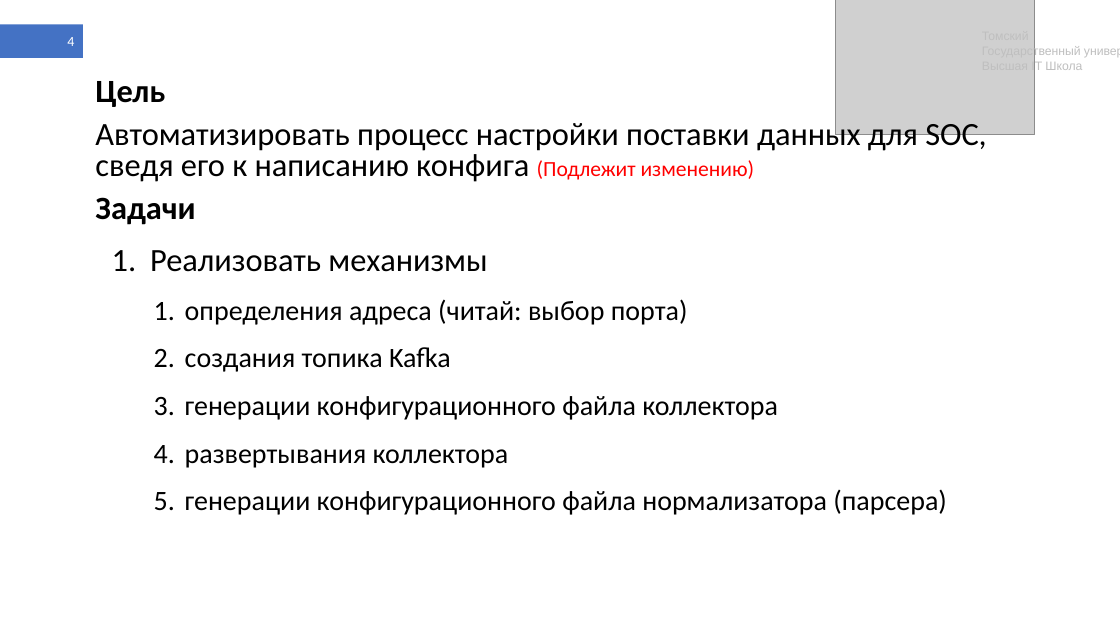
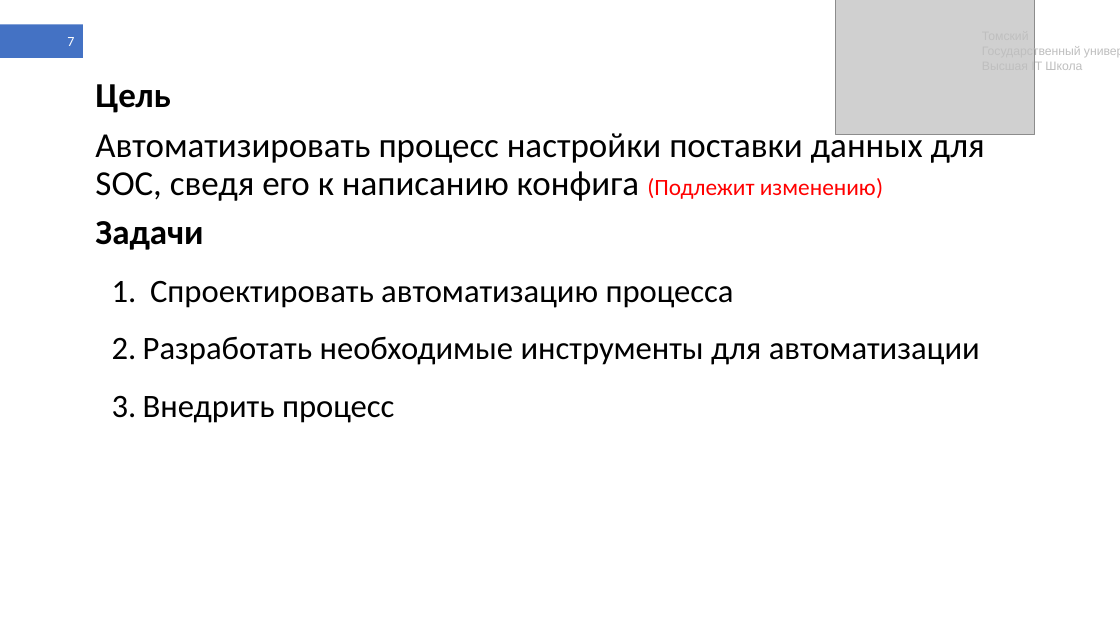
Before and after one commit to shameoff/GraduateWork, a slide deck: slide 7 of Презентация ВКР (в шаблоне).pptx (slide 4 before the commit). Drawn at 1120x630 pixels with LibreOffice and Linux fonts; fonts in the diff are those of the drawing; grey boxes stand for pictures. Boxes give left, top, right and bottom in pixels: in the first picture for what was removed or moved away, otherwise in the second. Text is boxed around its words. In the diff, an @@ line names an element or a change of style, - is before the commit and + after.

```diff
--- a/Презентация ВКР (в шаблоне).pptx
+++ b/Презентация ВКР (в шаблоне).pptx
@@ page number at (x1=67, y1=37, x2=74, y2=46): text changed @@
-4
+7
@@ text at (x1=95, y1=84, x2=985, y2=250): size 27.8 to 30 pt in "Цель", "Автоматизировать процесс настройки поставки данных для SOC, ...", "Задачи"; size 18.5 to 20 pt in "(Подлежит изменению)"; line spacing 0.8 to 0.9 @@
@@ text at (x1=143, y1=280, x2=980, y2=423): text changed; size 24.1 to 28 pt @@
-1. Реализовать механизмы
-  1. определения адреса (читай: выбор порта)
-  2. создания топика Kafka
-  3. генерации конфигурационного файла коллектора
-  4. развертывания коллектора
-  5. генерации конфигурационного файла нормализатора (парсера)
+1. Спроектировать автоматизацию процесса
+2. Разработать необходимые инструменты для автоматизации
+3. Внедрить процесс
```
Also in this commit, not shown: 5 other slides changed, 7 slides added, 6 other files.
